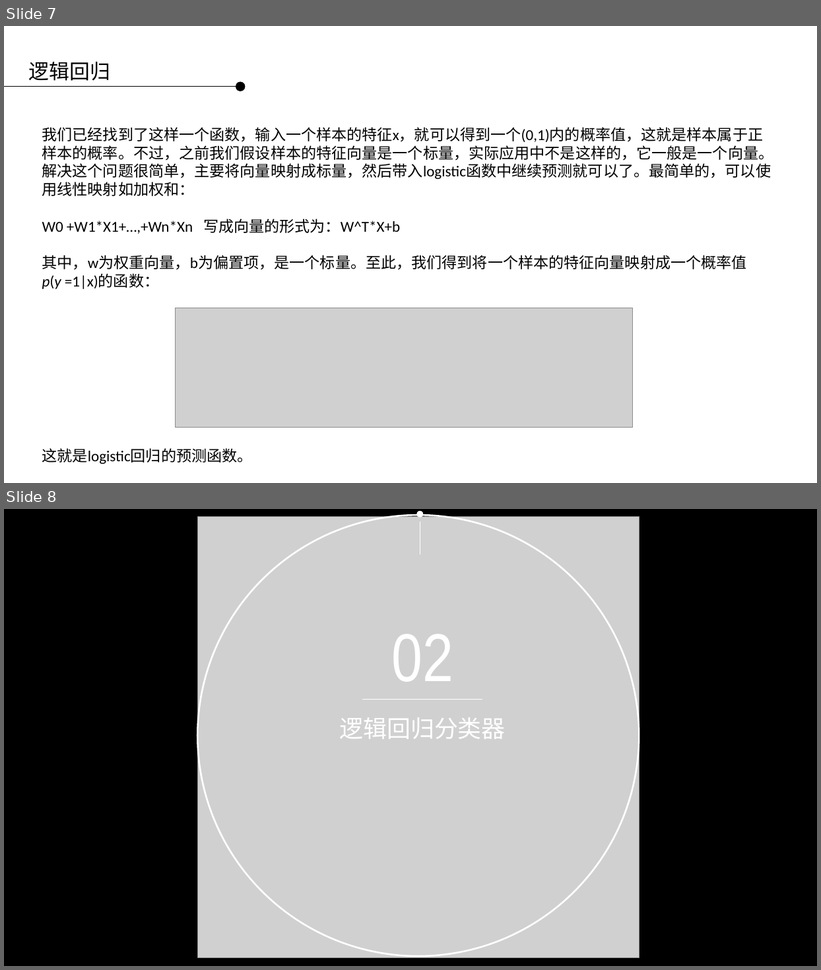
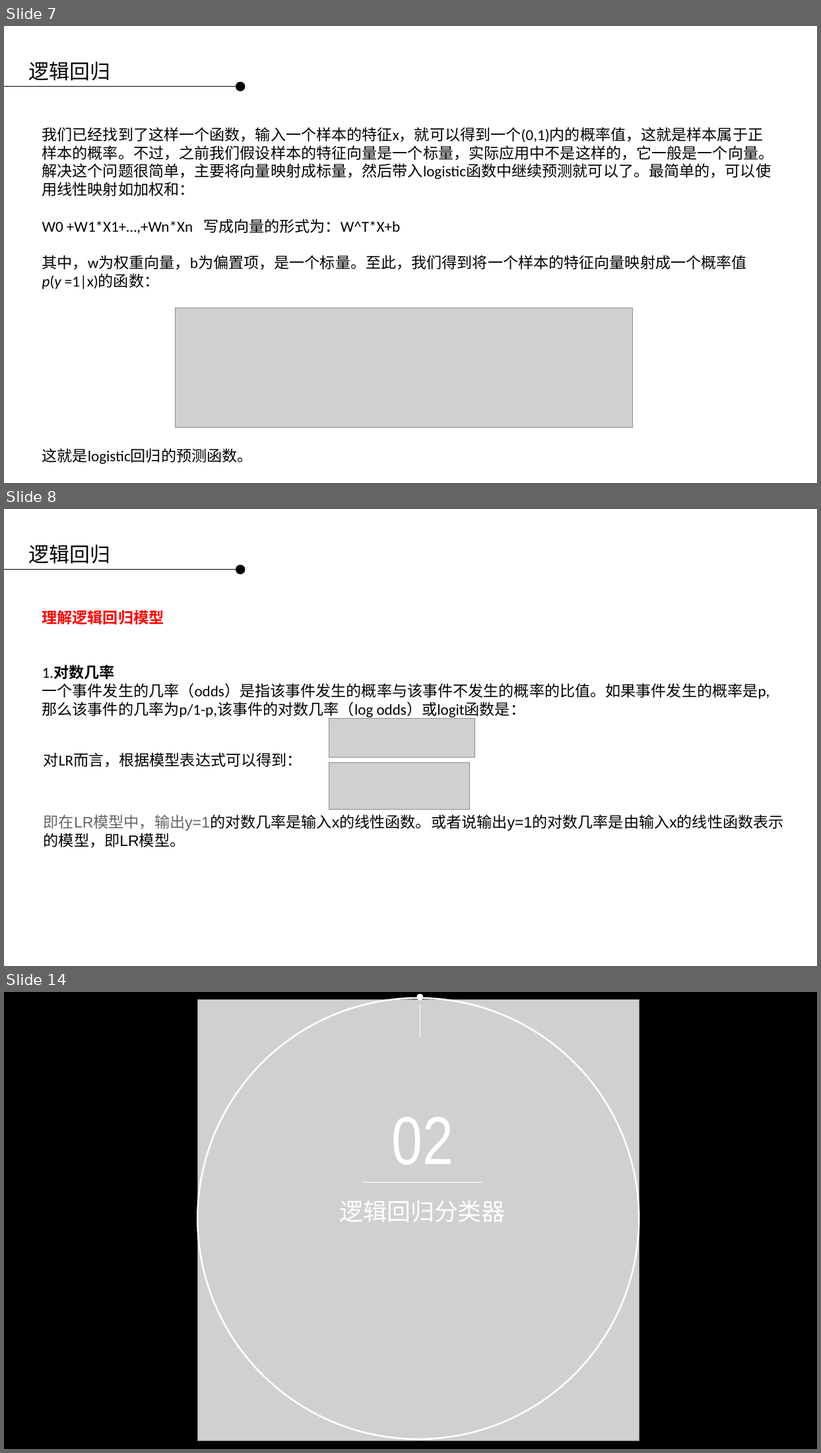
Before and after one commit to applepip/Big_Data, a slide deck: 产品大数据分析与建模/大数据分析与建模 - 逻辑回归 第二讲.pptx. Shown one above the other, each under a label of ours: slides 7 and 8 before the commit, slides 7, 8 and 14 after it; the slides between them are not shown. The pictures are 821x970 and 821x1453 pixels, drawn with LibreOffice and Linux fonts; fonts in the diff are those of the drawing; grey boxes stand for pictures; background and template pictures are left out. Boxes give left, top, right and bottom in pixels: in the first picture for what was removed or moved away, otherwise in the second. Text is boxed around its words. In the diff, an @@ line names an element or a change of style, - is before the commit and + after.

```diff
--- a/产品大数据分析与建模/大数据分析与建模 - 逻辑回归 第二讲.pptx
+++ b/产品大数据分析与建模/大数据分析与建模 - 逻辑回归 第二讲.pptx
@@ slide 8 added at <box>4,509,817,966</box>, background picture (left out) @@
@@ text added at <box>29,545,110,564</box>, 24 pt, text #000000 @@
+逻辑回归
@@ ellipse added at <box>236,565,246,575</box>, fill #000000 @@
@@ line added from (4, 569) to (236, 569), #000000 0.75 pt @@
@@ text added at <box>42,610,770,719</box>, 18 pt, text #000000 @@
+理解逻辑回归模型
+1.对数几率
+一个事件发生的几率（odds）是指该事件发生的概率与该事件不发生的概率的比值。如果事件发生的概率是p,那么该事件的几率为p/1-p,该事件的对数几率（log odds）或logit函数是：
@@ picture added at <box>329,719,475,758</box> @@
@@ text added at <box>44,753,302,768</box>, 18 pt, text #000000 @@
+对LR而言，根据模型表达式可以得到：
@@ picture added at <box>329,762,470,810</box> @@
@@ text added at <box>44,815,784,848</box>, 18 pt, text #000000 @@
+即在LR模型中，输出y=1的对数几率是输入x的线性函数。或者说输出y=1的对数几率是由输入x的线性函数表示的模型，即LR模型。
@@ what was slide 8 is now slide 14 @@
```
Also in this commit, not shown: 1 slide changed, 5 other slides added.
